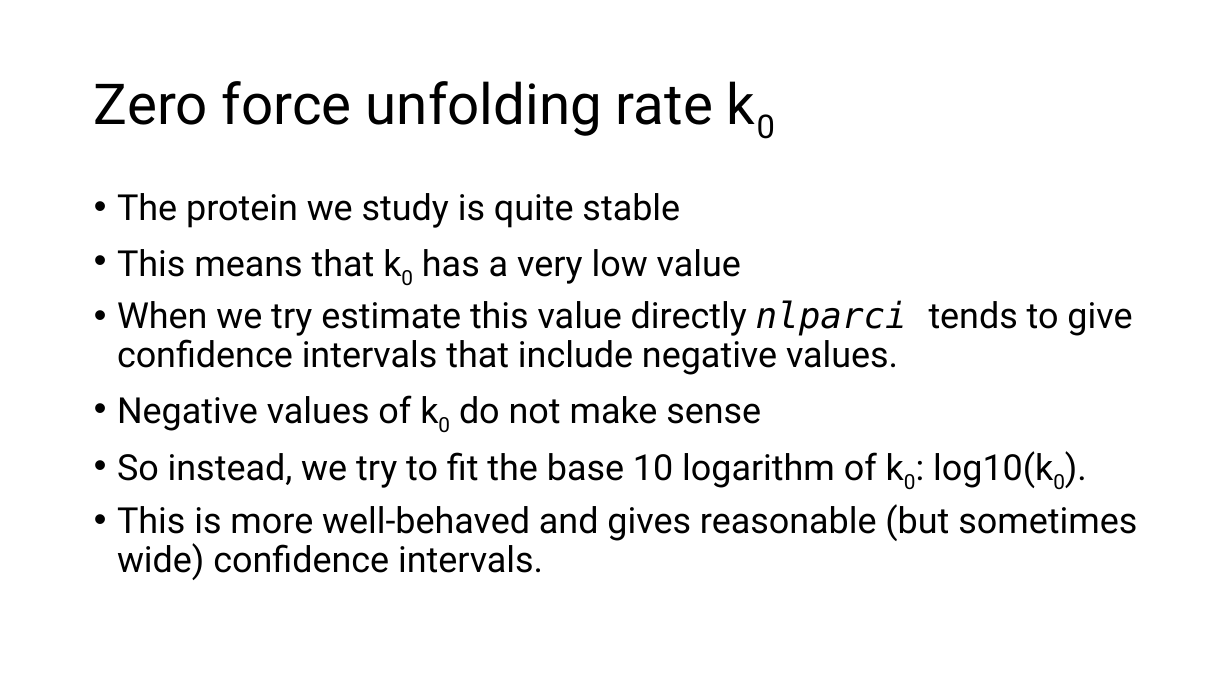
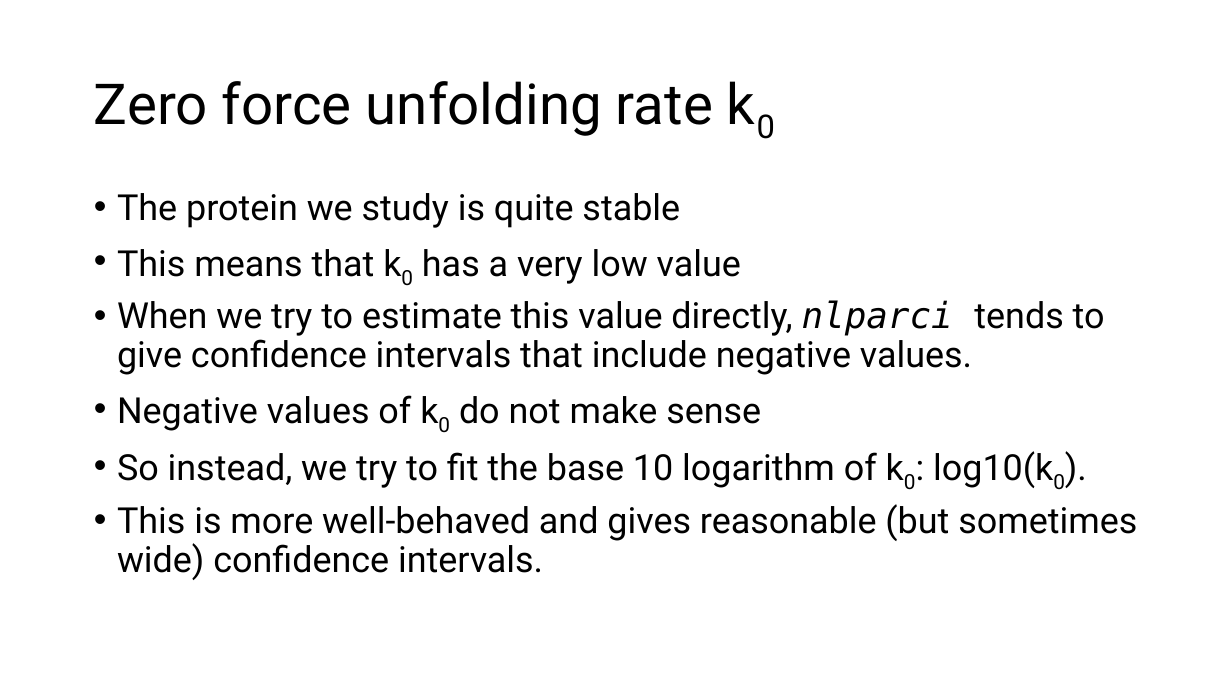
Before and after one commit to are-mj/OpticalTweezers, a slide deck: slide 9 of Summer school 2024/Fitting models to experiment.pptx. Drawn at 1232x693 pixels with LibreOffice and Linux fonts; fonts in the diff are those of the drawing. Boxes give left, top, right and bottom in pixels: in the first picture for what was removed or moved away, otherwise in the second. Text is boxed around its words. In the diff, an @@ line names an element or a change of style, - is before the commit and + after.

```diff
--- a/Summer school 2024/Fitting models to experiment.pptx
+++ b/Summer school 2024/Fitting models to experiment.pptx
@@ text at bbox=[117, 300, 1105, 375]: text changed @@
-• When we try estimate this value directly nlparci tends to give confidence intervals that include negative values.
+• When we try to estimate this value directly, nlparci tends to give confidence intervals that include negative values.
```
Also in this commit, not shown: 1 other file.
